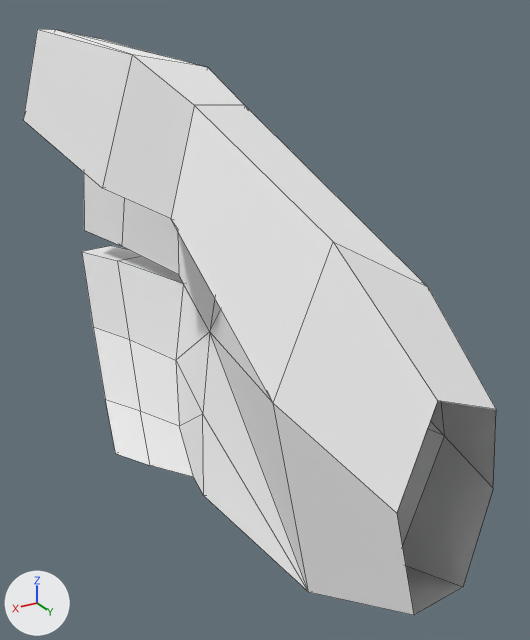
The FBX model WarTraveler_VR/Assets/WarTraveler/Carlos/Models/Right_Hand.fbx as it was, and as the next commit left it.
Both versions are drawn from a 50 mm lens placed at (0.104, 0.219, 0.101), pointed at (-0.02, 0.014, -0.002). The lights are fixed; the arrows at lower left show +X, +Y and +Z. Mesh edges are drawn as thin lines. Where no turn or scale is listed for an object, it has been applied to the vertices.

Before the edit, the objects in view are built like this:
```python
me_mesh = bpy.data.meshes.new('Mesh')
me_mesh.from_pydata(...)  # 74 vertices, 83 faces; spans x -0.048..0.048, y -0.231..0.002, z -0.094..0.094
me_mesh.materials.append(mat_character_mat1)  # its picture is missing
# before: 0 (-0.036, -0.008, -0.021) at pixel (493, 488), 1 (-0.024, 0.0, 0.011) at pixel (496, 409), 2 (-0.001, 0.002, 0.021) at pixel (437, 400), 3 (0.006, 0.0, -0.008) at pixel (396, 513), 4 (-0.024, -0.003, -0.047) at pixel (462, 587)
# before: 5 (-0.003, 0.0, -0.043) at pixel (413, 615)
ob_righthand = bpy.data.objects.new('RightHand', me_mesh)
ob_righthand.location = (0.0, 0.1153, 0.0)
```
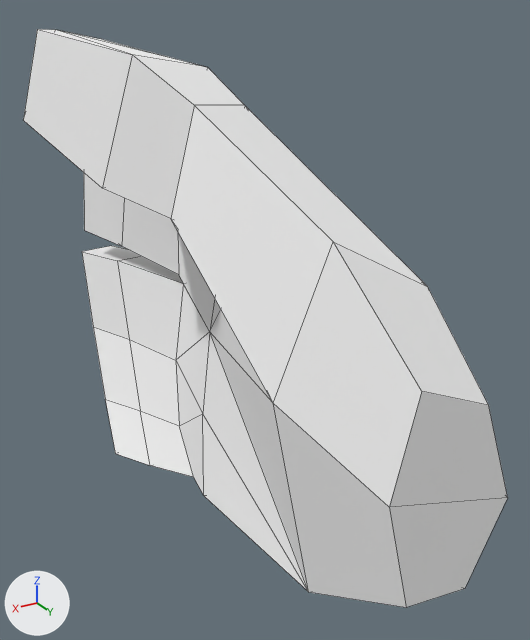
The newer file is also turned or shifted as a whole; pictures and numbers use the older file's frame.

Pixel boxes (x1, y1, x2, y2) of what changed, in the pictures (530 x 640 px):
```json
{"object": "RightHand", "change": "reshaped", "before": [23, 29, 496, 615], "after": [23, 29, 508, 607]}
{"part": 1, "of": "me_mesh", "change": "built on", "before": [273, 242, 496, 615], "after": [273, 242, 508, 607]}
```

Edits to the scene script, one JSON object a line:
```json
{"block": "me_mesh", "where": "me_mesh.from_pydata(...)  # 74 vertices, 83 faces; spans x -0.048..0.048, y -0.231..0.002, z -0.094..0.094"}
{"block": "me_mesh", "where": "# used by ob_righthand; location = (0.0, 0.1153, 0.0)"}
{"block": "me_mesh", "where": "# verts and faces of me_mesh; kept vertices keep their numbers, new ones are numbered from 74"}
{"block": "me_mesh", "change": "me_mesh part 1"}
{"op": "add", "block": "me_mesh", "code": "for i in [1, 3, 5]: verts[i] += (0.0, -0.003, 0.0)"}
{"op": "add", "block": "me_mesh", "code": "verts[0] = (-0.036, -0.003, -0.021)  # moved, pixel (507, 497)"}
{"op": "add", "block": "me_mesh", "code": "verts[2] = (-0.001, -0.003, 0.021)  # moved, pixel (421, 391)"}
{"op": "add", "block": "me_mesh", "code": "verts[4] = (-0.024, -0.003, -0.047)  # moved, pixel (464, 588)"}
{"op": "add", "block": "me_mesh", "code": "faces += [(0, 3, 5, 4), (0, 1, 2, 3)]"}
```
